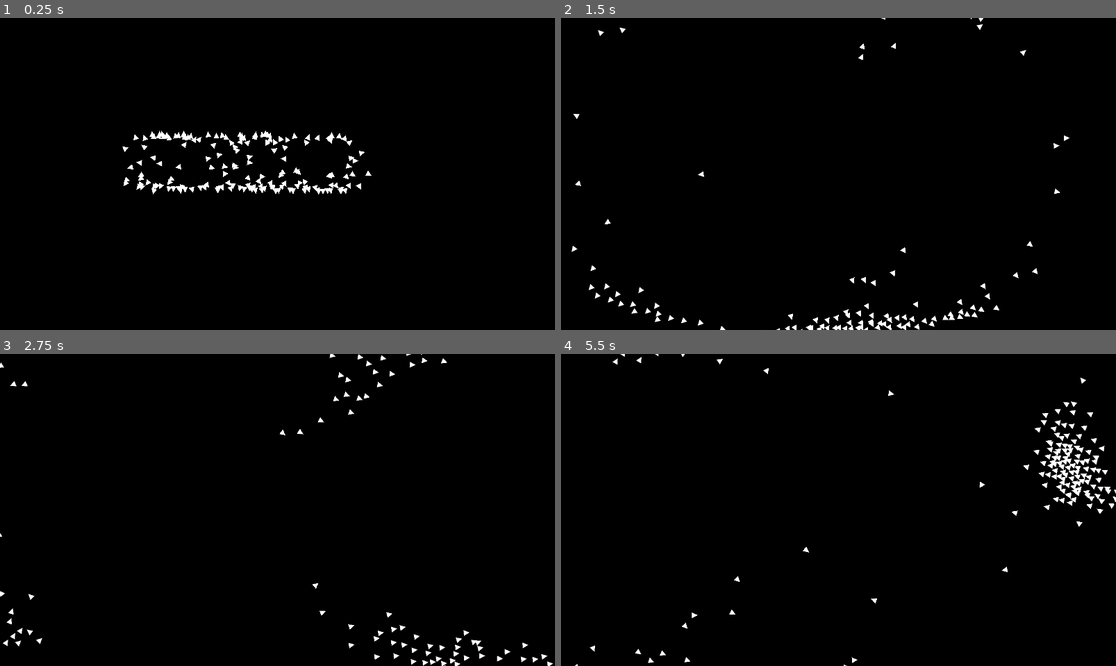
Above: before the commit, frames 1-4 (two rows, left to right).
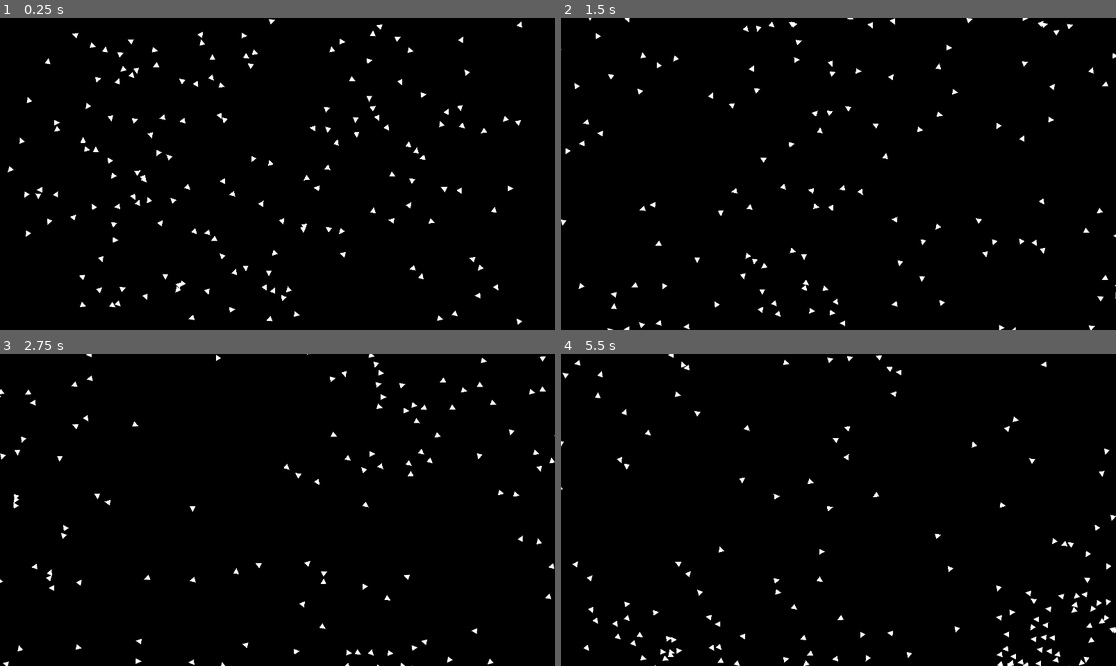
Above: after the commit, the same moments.

Repository: Sub1111/boids
Game: Godot game, scene res://2d/main_2d.tscn
Two runs of this game, one before a commit and one after it. Both use one fixed random seed, a clock stepped at 60 frames per second and the inputs below.
Inputs:
- Up to frame 1 (0.25 s): no input
- Up to frame 2 (1.5 s): tap C (colision_avoidance_switch, bound only after the commit) at 0.6, 1.35 s
- Up to frame 3 (2.75 s): tap C (colision_avoidance_switch, bound only after the commit) at 2.1 s
- Up to frame 4 (5.5 s): tap C (colision_avoidance_switch, bound only after the commit) every 0.75 s from 2.85 to 5.1 s

The runs differ from the first frame. In frame 1, 3.2% of the frame differs, in the area x 1-95%, y 0-99%; in frame 2, 2.4%; in frame 3, 2.0%; in frame 4, 3.0%.

Commit message:
colision avoidance switch added

Diff:
--- a/2d/borders.gd
+++ b/2d/borders.gd
@@ -11,19 +11,31 @@
 
 func _on_top_area_entered(area: Area2D) -> void:
 	var fish: Node2D = area.get_parent()
-	fish.position.y += 20
+	if GlobalVars2d.is_colision_avoidance_enabled:
+		fish.position.y += 20
+	else:
+		fish.position.y = 1110
 
 
 func _on_bottom_area_entered(area: Area2D) -> void:
 	var fish: Node2D = area.get_parent()
-	fish.position.y -= 20
+	if GlobalVars2d.is_colision_avoidance_enabled:
+		fish.position.y -= 20
+	else:
+		fish.position.y = -65
 
 
 func _on_left_area_entered(area: Area2D) -> void:
 	var fish: Node2D = area.get_parent()
-	fish.position.x += 20
+	if GlobalVars2d.is_colision_avoidance_enabled:
+		fish.position.x += 20
+	else:
+		fish.position.x = 2000
 
 
 func _on_right_area_entered(area: Area2D) -> void:
 	var fish: Node2D = area.get_parent()
-	fish.position.x -= 20
+	if GlobalVars2d.is_colision_avoidance_enabled:
+		fish.position.x -= 20
+	else:
+		fish.position.x = -50
--- a/2d/fish_2d.gd
+++ b/2d/fish_2d.gd
@@ -14,7 +14,7 @@
 
 const avoidance_radius := 2.
 const vision_cone_threshhold := -0.7
-const vision_distance = 10.
+const vision_distance = 20.
 
 const ray_direction_amount = 300
 var ray_directions: Array[Vector2]
@@ -49,7 +49,7 @@
 		acceleration += calculate_alignment_force()
 		acceleration += calculate_cohesion_force()
 
-	if is_heading_for_colision():
+	if is_heading_for_colision() and GlobalVars2d.is_colision_avoidance_enabled:
 		acceleration += calculate_colision_avoid_force()
 
 	velocity += acceleration
--- /dev/null
+++ b/2d/global_vars_2d.gd
@@ -0,0 +1,16 @@
+extends Node
+
+var is_colision_avoidance_enabled
+
+# Called when the node enters the scene tree for the first time.
+func _ready() -> void:
+	is_colision_avoidance_enabled = true
+
+
+# Called every frame. 'delta' is the elapsed time since the previous frame.
+func _process(delta: float) -> void:
+	pass
+
+func _input(event: InputEvent) -> void:
+	if event.is_action_released("colision_avoidance_switch"):
+		is_colision_avoidance_enabled = !is_colision_avoidance_enabled
--- a/2d/main_2d.gd
+++ b/2d/main_2d.gd
@@ -7,7 +7,7 @@
 func _ready() -> void:
 	fish_main_node = get_child(2)
 	for i in range(fish_amount):
-		var pos: Vector2 = Vector2(randi_range(500, 1200), randi_range(500, 510))
+		var pos: Vector2 = Vector2(randi_range(100, 1820), randi_range(50, 1030))
 		var rot: float = randf_range(0, 360)
 		inst(pos, rot)
 
--- a/2d/main_2d.tscn
+++ b/2d/main_2d.tscn
@@ -13,6 +13,12 @@
 [sub_resource type="RectangleShape2D" id="RectangleShape2D_2qbro"]
 size = Vector2(1380, 78)
 
+[sub_resource type="RectangleShape2D" id="RectangleShape2D_rcij5"]
+size = Vector2(2254, 228)
+
+[sub_resource type="RectangleShape2D" id="RectangleShape2D_jolmf"]
+size = Vector2(649.124, 256)
+
 [node name="main2D" type="Node2D"]
 script = ExtResource("1_wobmm")
 
@@ -23,7 +29,7 @@
 mesh = SubResource("QuadMesh_yfgox")
 
 [node name="Camera2D" type="Camera2D" parent="."]
-position = Vector2(964, 545)
+position = Vector2(964, 535)
 
 [node name="fish" type="Node2D" parent="."]
 
@@ -51,14 +57,15 @@
 mesh = SubResource("BoxMesh_a88t1")
 
 [node name="left" type="Area2D" parent="borders"]
-position = Vector2(-136, 544)
+position = Vector2(-137, 544)
 rotation = 1.5708
 
 [node name="CollisionShape2D" type="CollisionShape2D" parent="borders/left"]
 shape = SubResource("RectangleShape2D_2qbro")
 
 [node name="MeshInstance2D" type="MeshInstance2D" parent="borders/left"]
-scale = Vector2(1375, 80)
+position = Vector2(-0.53034, 0)
+scale = Vector2(1373.94, 80)
 mesh = SubResource("BoxMesh_a88t1")
 
 [node name="right" type="Area2D" parent="borders"]
@@ -69,8 +76,91 @@
 shape = SubResource("RectangleShape2D_2qbro")
 
 [node name="MeshInstance2D" type="MeshInstance2D" parent="borders/right"]
+position = Vector2(-0.999996, 1)
 scale = Vector2(1375, 80)
 mesh = SubResource("BoxMesh_a88t1")
+
+[node name="Area2D" type="Area2D" parent="borders"]
+visible = false
+position = Vector2(962, 1051)
+monitoring = false
+monitorable = false
+
+[node name="CollisionShape2D" type="CollisionShape2D" parent="borders/Area2D"]
+position = Vector2(-11, 147)
+shape = SubResource("RectangleShape2D_rcij5")
+
+[node name="Area2D2" type="Area2D" parent="borders"]
+visible = false
+position = Vector2(962, -257)
+monitoring = false
+monitorable = false
+
+[node name="CollisionShape2D" type="CollisionShape2D" parent="borders/Area2D2"]
+position = Vector2(-11, 147)
+shape = SubResource("RectangleShape2D_rcij5")
+
+[node name="Area2D3" type="Area2D" parent="borders"]
+visible = false
+position = Vector2(6, 641)
+rotation = 1.57079
+monitoring = false
+monitorable = false
+
+[node name="CollisionShape2D" type="CollisionShape2D" parent="borders/Area2D3"]
+position = Vector2(-11, 147)
+shape = SubResource("RectangleShape2D_rcij5")
+
+[node name="Area2D4" type="Area2D" parent="borders"]
+visible = false
+position = Vector2(1899, 641)
+rotation = -1.57079
+monitoring = false
+monitorable = false
+
+[node name="CollisionShape2D" type="CollisionShape2D" parent="borders/Area2D4"]
+position = Vector2(-11, 147)
+shape = SubResource("RectangleShape2D_rcij5")
+
+[node name="Area2D5" type="Area2D" parent="borders"]
+visible = false
+position = Vector2(-34, -13)
+rotation = -0.785397
+monitoring = false
+monitorable = false
+
+[node name="CollisionShape2D" type="CollisionShape2D" parent="borders/Area2D5"]
+shape = SubResource("RectangleShape2D_jolmf")
+
+[node name="Area2D6" type="Area2D" parent="borders"]
+visible = false
+position = Vector2(1942, -30)
+rotation = 0.785397
+monitoring = false
+monitorable = false
+
+[node name="CollisionShape2D" type="CollisionShape2D" parent="borders/Area2D6"]
+shape = SubResource("RectangleShape2D_jolmf")
+
+[node name="Area2D7" type="Area2D" parent="borders"]
+visible = false
+position = Vector2(-45, 1096)
+rotation = -2.35619
+monitoring = false
+monitorable = false
+
+[node name="CollisionShape2D" type="CollisionShape2D" parent="borders/Area2D7"]
+shape = SubResource("RectangleShape2D_jolmf")
+
+[node name="Area2D8" type="Area2D" parent="borders"]
+visible = false
+position = Vector2(1948, 1105)
+rotation = -0.785397
+monitoring = false
+monitorable = false
+
+[node name="CollisionShape2D" type="CollisionShape2D" parent="borders/Area2D8"]
+shape = SubResource("RectangleShape2D_jolmf")
 
 [connection signal="area_entered" from="borders/top" to="borders" method="_on_top_area_entered"]
 [connection signal="area_entered" from="borders/bottom" to="borders" method="_on_bottom_area_entered"]
--- a/project.godot
+++ b/project.godot
@@ -15,8 +15,20 @@
 config/features=PackedStringArray("4.3", "Forward Plus")
 config/icon="res://icon.svg"
 
+[autoload]
+
+GlobalVars2d="*res://2d/global_vars_2d.gd"
+
 [display]
 
 window/size/viewport_width=1920
 window/size/viewport_height=1080
 window/size/mode=3
+
+[input]
+
+colision_avoidance_switch={
+"deadzone": 0.5,
+"events": [Object(InputEventKey,"resource_local_to_scene":false,"resource_name":"","device":0,"window_id":0,"alt_pressed":false,"shift_pressed":false,"ctrl_pressed":false,"meta_pressed":false,"pressed":false,"keycode":0,"physical_keycode":67,"key_label":0,"unicode":0,"location":0,"echo":false,"script":null)
+]
+}
Not shown: 1 places in 2d/main_2d.tscn that only renumber resources
